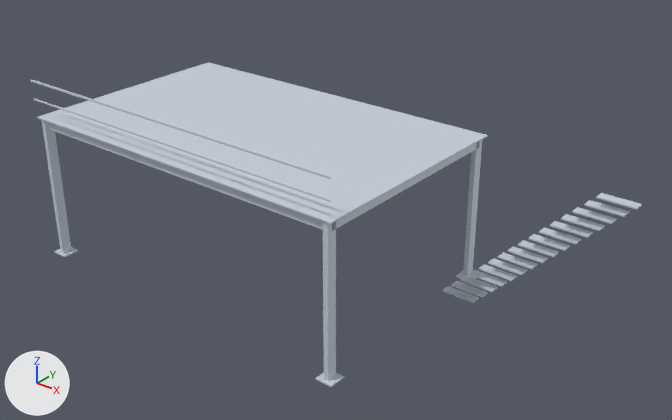
An edit to the glTF model presentation/models/STR-100_Structural_Mezzanine.glb, drawn before and after from the same camera.
Both versions are drawn from a 50 mm camera at (17.0, -17.71, 13.63) aimed at (2.74, 0.12, 2.57). The lights are fixed; the arrows at lower left show +X, +Y and +Z. The older version comes first.

Before the edit, the objects in view are built like this:
```python
me_geometry_0 = bpy.data.meshes.new('geometry_0')
me_geometry_0.from_pydata(...)  # 248 vertices, 372 faces; spans x -5.4..10.4, y -3.5..3.5, z 0.0..5.5
me_geometry_0.materials.append(mat_defaultmaterial)
# before: 96 (-5.4, 3.4, 4.4) at pixel (208, 63), 97 (-5.4, -3.4, 4.4) at pixel (36, 118), 98 (-5.4, 3.4, 4.4) at pixel (208, 62), 99 (-5.4, -3.4, 4.4) at pixel (36, 116), 100 (5.4, 3.4, 4.4) at pixel (487, 136)
# before: 101 (5.4, -3.4, 4.4) at pixel (330, 224), 102 (5.4, 3.4, 4.4) at pixel (487, 135), 103 (5.4, -3.4, 4.4) at pixel (330, 222), 112 (-5.4, -3.4, 4.9) at pixel (34, 99), 113 (-5.4, -3.4, 4.9) at pixel (33, 100)
# before: 114 (-5.4, -3.4, 4.9) at pixel (34, 98), 115 (-5.4, -3.4, 4.9) at pixel (33, 98), 116 (5.4, -3.4, 4.9) at pixel (331, 201), 117 (5.4, -3.4, 4.9) at pixel (329, 201), 118 (5.4, -3.4, 4.9) at pixel (331, 199)
# before: 119 (5.4, -3.4, 4.9) at pixel (329, 200)
ob_geometry_0 = bpy.data.objects.new('geometry_0', me_geometry_0)
ob_geometry_0.location = (0.0, 0.0, 0.0)
```
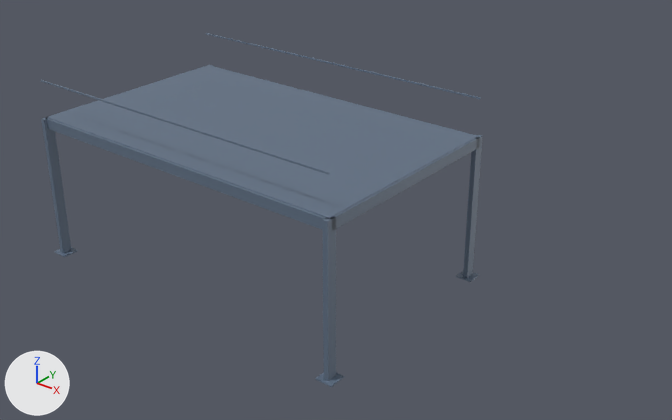
The change, as a diff of the scene's bpy script:
```diff
--- a/presentation/models/STR-100_Structural_Mezzanine.glb.py
+++ b/presentation/models/STR-100_Structural_Mezzanine.glb.py
@@ me_geometry_0 @@
 # used by ob_geometry_0; location = (0.0, 0.0, 0.0)
 # verts and faces of me_geometry_0; kept vertices keep their numbers, new ones are numbered from 248
-me_geometry_0.from_pydata(...)  # 248 vertices, 372 faces; spans x -5.4..10.4, y -3.5..3.5, z 0.0..5.5
+me_geometry_0.from_pydata(...)  # 120 vertices, 180 faces; spans x -5.4..5.4, y -3.5..3.5, z 0.0..5.5
+# me_geometry_0 part 1: a new loose piece, a box spanning x -5.2..5.2, y 3.18..3.22, z 5.44..5.48, in mat_defaultmaterial
+# me_geometry_0 part 2: 17 loose pieces with 136 vertices, spanning x -5.4..10.4, y -3.4..1.9, z 0.2..5.5, are deleted
+# me_geometry_0 part 3
+verts[96] = (-5.2, 3.2, 4.3)  # moved, pixel (208, 66)
+verts[97] = (-5.2, -3.2, 4.3)  # moved, pixel (47, 118)
+verts[98] = (-5.2, 3.2, 4.4)  # moved, pixel (208, 65)
+verts[99] = (-5.2, -3.2, 4.4)  # moved, pixel (47, 117)
+verts[100] = (5.2, 3.2, 4.3)  # moved, pixel (477, 137)
+verts[101] = (5.2, -3.2, 4.3)  # moved, pixel (329, 219)
+verts[102] = (5.2, 3.2, 4.4)  # moved, pixel (477, 136)
+verts[103] = (5.2, -3.2, 4.4)  # moved, pixel (329, 217)
+verts[112] = (-5.2, -3.2, 5.4)  # moved, pixel (42, 81)
+verts[113] = (-5.2, -3.2, 5.4)  # moved, pixel (41, 81)
+verts[114] = (-5.2, -3.2, 5.5)  # moved, pixel (42, 80)
+verts[115] = (-5.2, -3.2, 5.5)  # moved, pixel (41, 80)
+verts[116] = (5.2, -3.2, 5.4)  # moved, pixel (329, 173)
+verts[117] = (5.2, -3.2, 5.4)  # moved, pixel (328, 174)
+verts[118] = (5.2, -3.2, 5.5)  # moved, pixel (329, 172)
+verts[119] = (5.2, -3.2, 5.5)  # moved, pixel (328, 172)
+# me_geometry_0 part 4: 168 kept faces spanning x -5.4..5.4, y -3.5..3.5, z 0.0..5.5 get new vertex colours; the middle colour goes from pale blue #c8d1dd to blue #607084
 me_geometry_0.materials.append(mat_defaultmaterial)
```

Boxes [x1, y1, x2, y2] around the edits, measured in the pictures (672 x 420 px; the box of a moved part takes in the faces that stretch with it):
'geometry_0', reshaped (28% narrower, 9% taller): before [31, 62, 642, 387]; after [41, 33, 483, 387]
part 1 of me_geometry_0, added: after [206, 33, 481, 99]
part 2 of me_geometry_0, deleted: before [31, 80, 642, 303]
part 3 of me_geometry_0, moved or reshaped: before [34, 62, 488, 224]; after [41, 66, 478, 218]
part 4 of me_geometry_0, recoloured: before [34, 62, 488, 387]; after [41, 65, 483, 387]
